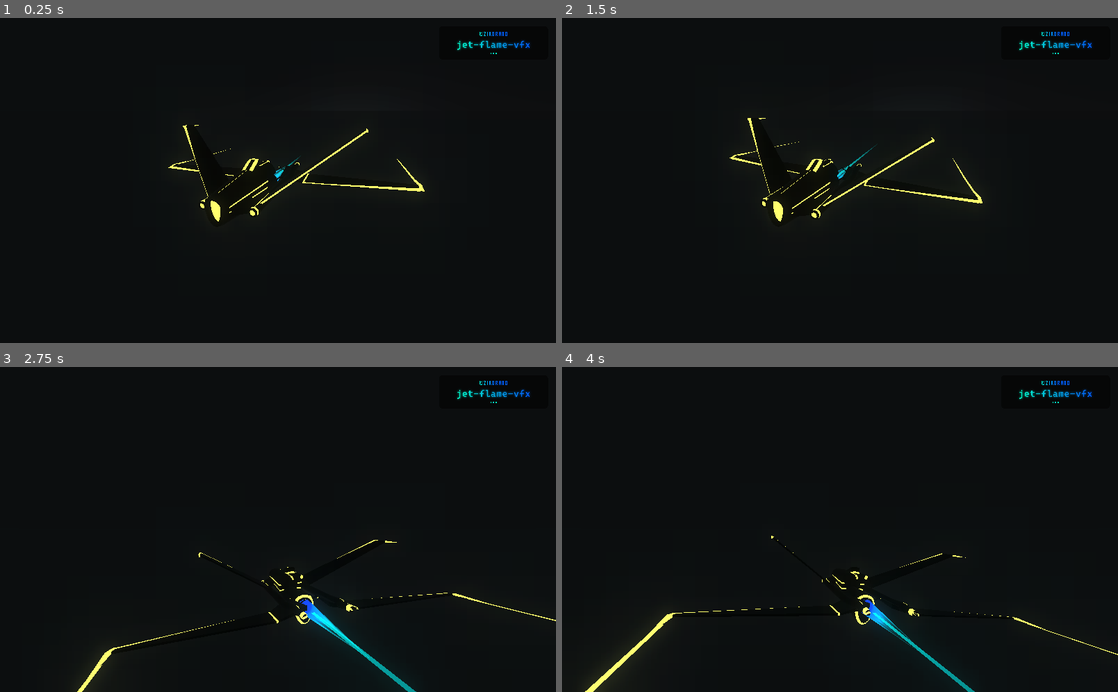
Above: before the commit, frames 1-4 (two rows, left to right).
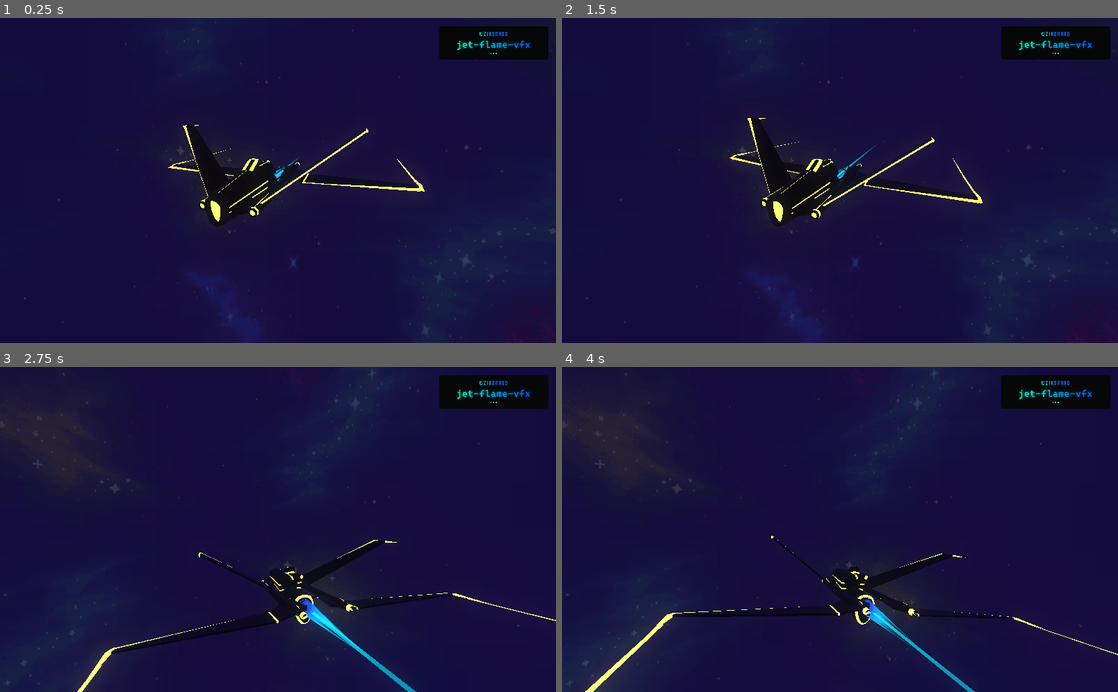
Above: after the commit, the same moments.

Repository: zikaura/jet-flame-vfx-demo
Game: Godot game, scene res://DemoScene.tscn
Same seed, same stepped clock (60 frames per second), same inputs: the game is played once before the commit and once after it.
Inputs (mouse positions are in pixels of both pictures, inside the frame that each line leads up to):
- Up to frame 1 (0.25 s): no input
- Up to frame 2 (1.5 s): move the mouse to (962, 164) at 0.52 s; click (962, 164) at 0.6 s; move the mouse to (728, 196) at 1.27 s; click (728, 196) at 1.35 s
- Up to frame 3 (2.75 s): move the mouse to (333, 458) at 2.02 s; click (333, 458) at 2.1 s
- Up to frame 4 (4 s): move the mouse to (812, 594) at 2.77 s; click (812, 594) at 2.85 s; move the mouse to (1006, 578) at 3.52 s; click (1006, 578) at 3.6 s

The runs differ from the first frame. In frame 1, 95% of the frame differs, in the area x 0-100%, y 0-100%; in frame 2, 94%; in frame 3, 95%; in frame 4, 95%.

Commit message:
feat: Updated environment  resource  and added space-like environment texture.

Diff:
--- a/default_env.tres
+++ b/default_env.tres
@@ -1,17 +1,14 @@
-[gd_resource type="Environment" load_steps=2 format=2]
+[gd_resource type="Environment" load_steps=3 format=2]
 
-[sub_resource type="ProceduralSky" id=1]
-sky_top_color = Color( 0.0392157, 0.0431373, 0.0470588, 1 )
-sky_horizon_color = Color( 0.0431373, 0.0470588, 0.0509804, 1 )
-ground_bottom_color = Color( 0.0392157, 0.0431373, 0.0470588, 1 )
-ground_horizon_color = Color( 0.0431373, 0.0470588, 0.0509804, 1 )
-sun_color = Color( 0.870588, 0.94902, 1, 1 )
-sun_latitude = -153.31
-texture_size = 3
+[ext_resource path="res://assets/textures/environment.png" type="Texture" id=1]
+
+[sub_resource type="PanoramaSky" id=1]
+panorama = ExtResource( 1 )
 
 [resource]
 background_mode = 2
 background_sky = SubResource( 1 )
+dof_blur_near_distance = 2.27
 glow_enabled = true
 glow_strength = 1.14
 glow_bloom = 0.13
Binary file added: assets/textures/environment.png
Not shown, added: assets/textures/environment.png.import
